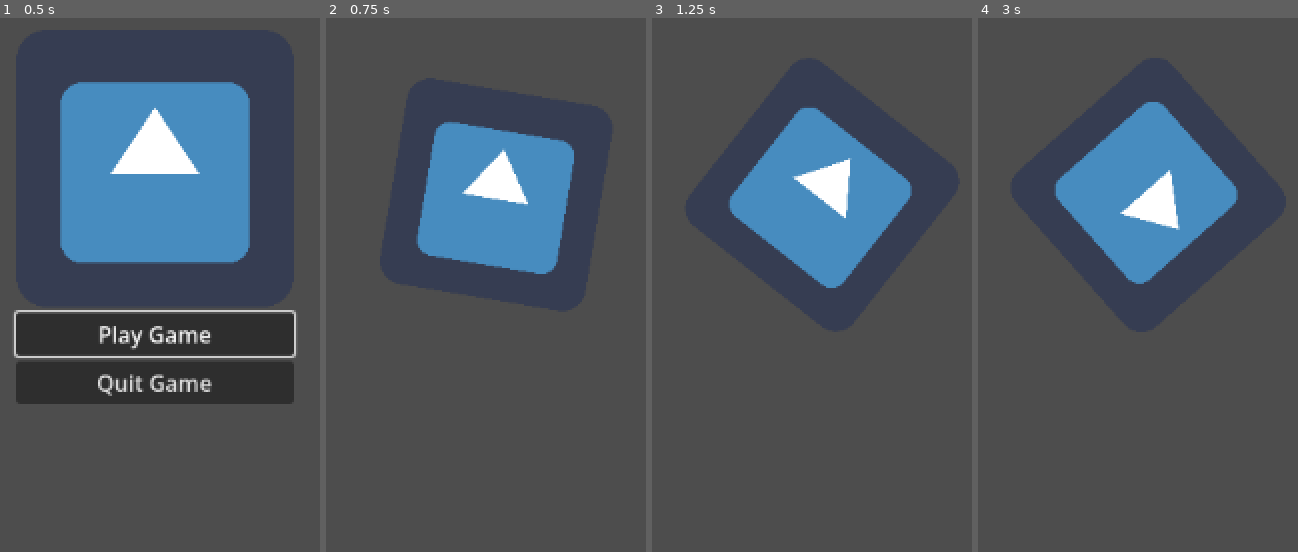
Above: before the commit, frames 1-4 (left to right).
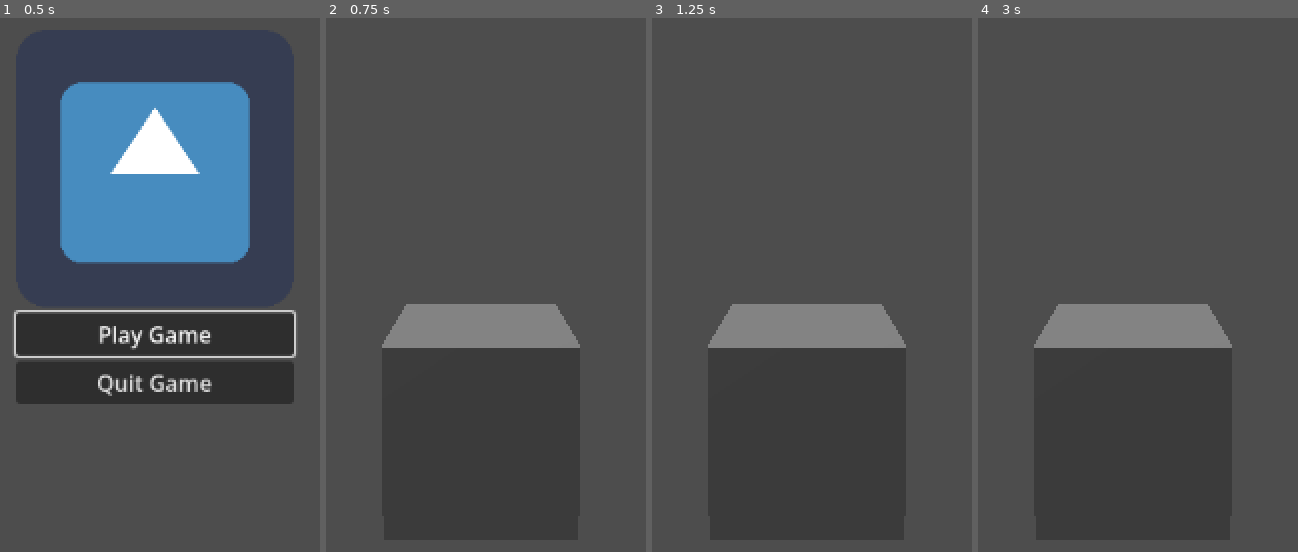
Above: after the commit, the same moments.

Repository: bardunbar/breathe_jam
Game: Godot game, scene res://screens/main_menu/main_menu_scene.tscn
Two runs of this game, one before a commit and one after it. Both use one fixed random seed, a clock stepped at 60 frames per second and the inputs below. The engine's default icon, where the game draws it, is replaced by a stand-in: a white triangle on a blue panel in a dark square.
Inputs:
- Up to frame 1 (0.5 s): no input
- Up to frame 2 (0.75 s): click "Play Game" at 0.5 s
- Up to frame 3 (1.25 s): no input
- Up to frame 4 (3 s): no input

Frame 1 is identical in both runs. In frame 2, 16% of the frame differs, in the area x 17-80%, y 19-62%; in frame 3, 16%; in frame 4, 16%, in the area x 17-82%, y 15-62%.

Commit message:
Changing game scene to 3D, adding camera light and cube

Diff:
--- a/project/screens/game/game_scene.tscn
+++ b/project/screens/game/game_scene.tscn
@@ -1,20 +1,24 @@
-[gd_scene load_steps=5 format=3 uid="uid://cfnef885bvt5u"]
+[gd_scene format=3 uid="uid://cfnef885bvt5u"]
 
 [ext_resource type="Script" uid="uid://cqdnoi24guymt" path="res://screens/game/game_script.gd" id="1_e6mtp"]
-[ext_resource type="Texture2D" uid="uid://ch2c0uus03qn6" path="res://assets/textures/godot_logo.png" id="1_wpo6x"]
 [ext_resource type="PackedScene" uid="uid://c4oy6yui5ffhj" path="res://screens/play_menu/play_menu_scene.tscn" id="2_jjnch"]
-[ext_resource type="Script" uid="uid://buy4c3xhcnogx" path="res://screens/game/twirl.gd" id="2_uald8"]
 
-[node name="GameScene" type="Node2D"]
+[sub_resource type="BoxMesh" id="BoxMesh_uald8"]
+
+[node name="GameScene" type="Node3D" unique_id=555134819]
 script = ExtResource("1_e6mtp")
 play_menu = ExtResource("2_jjnch")
 
-[node name="Sprite2D" type="Sprite2D" parent="."]
-position = Vector2(587, 308)
-scale = Vector2(0.146484, 0.146484)
-texture = ExtResource("1_wpo6x")
-script = ExtResource("2_uald8")
-rate = 1.0
+[node name="InterfaceLayer" type="CanvasLayer" parent="." unique_id=1732371855]
+unique_name_in_owner = true
 
-[node name="InterfaceLayer" type="CanvasLayer" parent="."]
-unique_name_in_owner = true
+[node name="Camera3D" type="Camera3D" parent="." unique_id=926638979]
+transform = Transform3D(1, 0, 0, 0, 0.9976664, 0.06827648, 0, -0.06827648, 0.9976664, 0, 1.3488567, 0)
+current = true
+
+[node name="MeshInstance3D" type="MeshInstance3D" parent="." unique_id=59656687]
+transform = Transform3D(1, 0, 0, 0, 1, 0, 0, 0, 1, 0, 0, -3.3745742)
+mesh = SubResource("BoxMesh_uald8")
+
+[node name="DirectionalLight3D" type="DirectionalLight3D" parent="." unique_id=1793379381]
+transform = Transform3D(0.2287587, 0.7428622, -0.6291464, 0, 0.6462838, 0.76309717, 0.97348315, -0.1745651, 0.14784303, 0, 0, 0)
--- a/project/screens/game/game_script.gd
+++ b/project/screens/game/game_script.gd
@@ -1,4 +1,4 @@
-extends Node2D
+extends Node3D
 
 @export var play_menu: PackedScene
 
Not shown, changed: project/assets/textures/godot_logo.png.import
Not shown, changed: project/icon.svg.import
